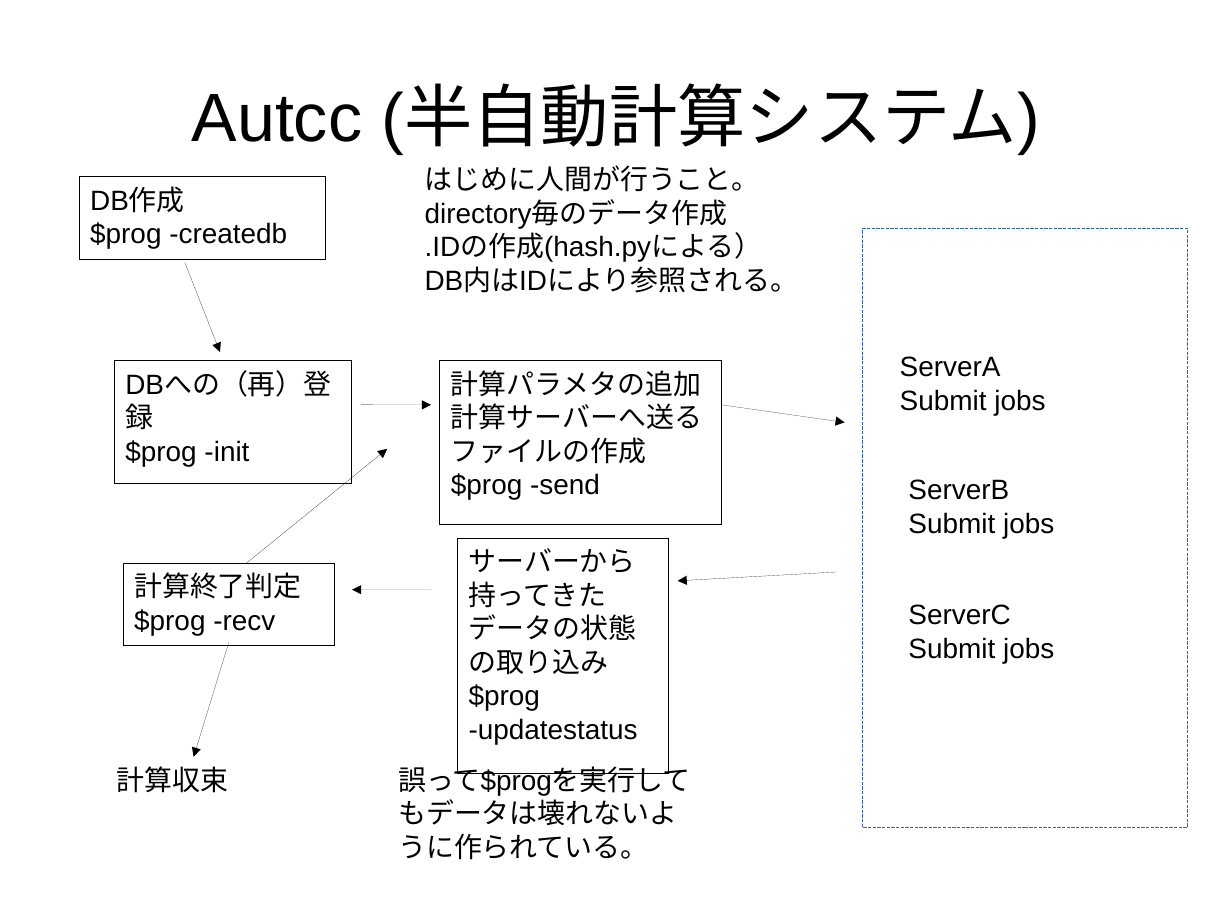
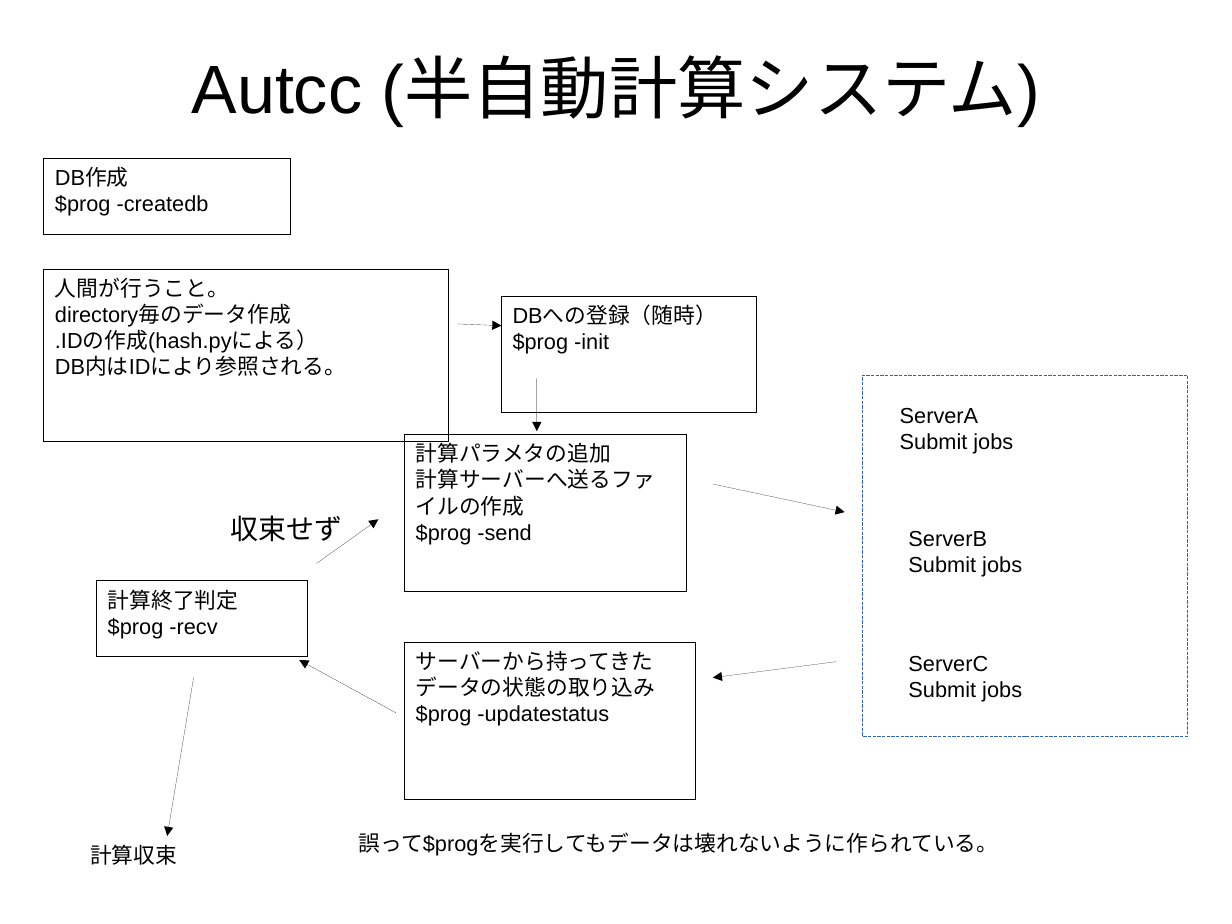
Before and after one commit to nim-hrkn/autcc, a slide deck: slide 4 of 説明.odp (slide 3 before the commit). Drawn at 1232x924 pixels with LibreOffice and Linux fonts; fonts in the diff are those of the drawing. Boxes give left, top, right and bottom in pixels: in the first picture for what was removed or moved away, otherwise in the second. Text is boxed around its words. In the diff, an @@ line names an element or a change of style, - is before the commit and + after.

```diff
--- a/説明.odp
+++ b/説明.odp
@@ title "Autcc (半自動計算システム)": place and size @@
-title "Autcc (半自動計算システム)" at (192, 86, 1040, 153)
+title "Autcc (半自動計算システム)" at (192, 58, 1040, 125)
@@ rectangle "DB作成": place and size @@
-rectangle "DB作成" at (79, 177, 325, 259)
+rectangle "DB作成" at (44, 159, 290, 235)
@@ rectangle "人間が行うこと。": place and size @@
-rectangle "人間が行うこと。" at (425, 165, 799, 293)
+rectangle "人間が行うこと。" at (44, 269, 448, 443)
@@ rectangle "人間が行うこと。" at (44, 269, 448, 443): outline none to #000000 0 pt @@
@@ arrow removed from (184, 263) to (220, 352) @@
@@ text in rectangle at (55, 278, 229, 298): text changed; size 18 to 14 pt @@
-はじめに人間が行うこと。
+人間が行うこと。
@@ rectangle added at (502, 296, 757, 413), outline #000000 0 pt, 14 pt, text #000000 @@
+DBへの登録（随時）
+$prog -init
@@ text in rectangle at (55, 305, 346, 376): size 18 to 14 pt in "directory毎のデータ作成", ".IDの作成(hash.pyによる）", "DB内はIDにより参照される。" @@
@@ arrow moved from (361, 405) - (432, 405) to (457, 324) - (502, 325) @@
@@ rectangle removed at (114, 361, 352, 484) @@
-DBへの（再）登録
-$prog -init
@@ arrow added from (537, 379) to (537, 432), #000000 0 pt @@
@@ rectangle: place and size @@
-rectangle at (863, 229, 1188, 827)
+rectangle at (863, 376, 1188, 737)
@@ text "ServerA": place and size @@
-text "ServerA" at (900, 356, 1045, 415)
+text "ServerA" at (900, 408, 1013, 454)
@@ rectangle "計算パラメタの追加": place and size @@
-rectangle "計算パラメタの追加" at (440, 361, 722, 524)
+rectangle "計算パラメタの追加" at (405, 435, 686, 591)
@@ arrow moved from (722, 405) - (845, 423) to (713, 484) - (845, 512) @@
@@ text added at (231, 515, 343, 546), 18 pt, text #000000 @@
+収束せず
@@ arrow moved from (246, 563) - (387, 449) to (316, 563) - (379, 520) @@
@@ text "ServerB": place and size @@
-text "ServerB" at (908, 479, 1054, 538)
+text "ServerB" at (908, 531, 1022, 577)
@@ rectangle "計算終了判定": place and size @@
-rectangle "計算終了判定" at (123, 563, 334, 646)
+rectangle "計算終了判定" at (97, 581, 309, 657)
@@ rectangle "サーバーから持ってきたデータの状態の取り込み": place and size @@
-rectangle "サーバーから持ってきたデータの状態の取り込み" at (457, 539, 669, 775)
+rectangle "サーバーから持ってきたデータの状態の取り込み" at (405, 643, 695, 799)
@@ text "ServerC": place and size @@
-text "ServerC" at (908, 604, 1054, 663)
+text "ServerC" at (908, 656, 1022, 702)
@@ arrow moved from (229, 643) - (193, 757) to (193, 677) - (168, 836) @@
@@ arrow moved from (432, 590) - (352, 590) to (396, 713) - (300, 661) @@
@@ arrow moved from (836, 572) - (677, 581) to (836, 662) - (713, 677) @@
@@ text "計算収束": place and size @@
-text "計算収束" at (117, 766, 229, 793)
+text "計算収束" at (90, 844, 177, 865)
@@ size 18 to 14 pt in 9 elements at (97, 581, 309, 657), (44, 159, 290, 235), (908, 656, 1022, 702), (900, 408, 1013, 454), (908, 531, 1022, 577), (90, 844, 177, 865), (405, 435, 686, 591), (405, 643, 695, 799), (359, 832, 999, 856) @@
@@ text "誤って$progを実行してもデータは壊れないように作られている。": place and size @@
-text "誤って$progを実行してもデータは壊れないように作られている。" at (398, 762, 691, 860)
+text "誤って$progを実行してもデータは壊れないように作られている。" at (359, 832, 999, 856)
```
Also in this commit, not shown: 2 other slides changed, 4 slides added, 12 other files.
